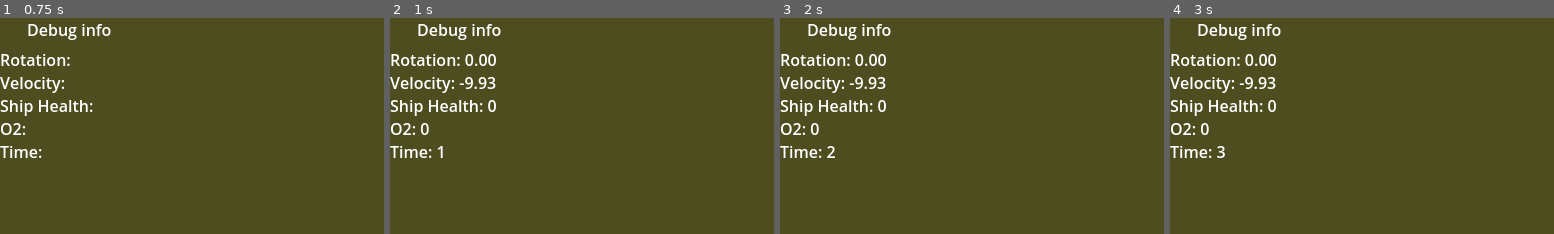
Above: before the commit, frames 1-4 (left to right).
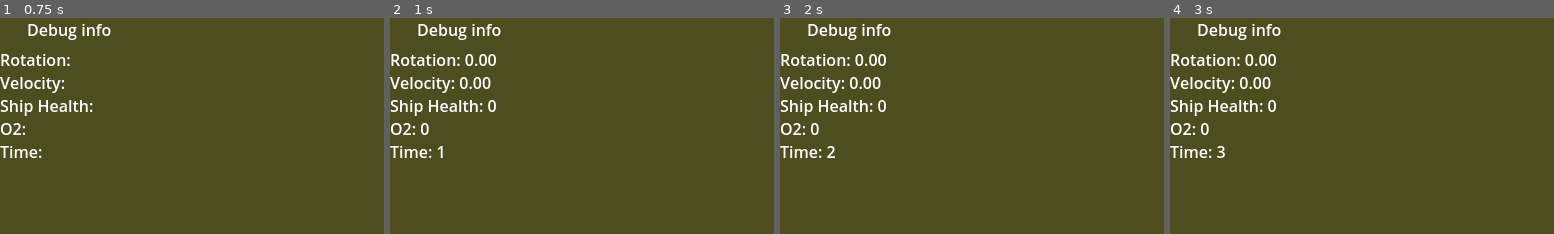
Above: after the commit, the same moments.

Repository: zachary-huber/globalGameJam2025_BUBBLE
Game: Godot game, scene res://src/scenes/main_3d.tscn
The game is run twice, just before and just after one commit, with the same random seed, the same clock (stepped at 60 frames per second) and the same inputs.
Inputs (mouse positions are % of the whole screen's width and height, from its top left):
- Up to frame 1 (0.75 s): tap Enter (ui_accept) at 0.5 s; move the mouse to (55, 50) at 0.52 s; hold W (forward) from 0.53 s (still down); hold Q (alt_interact) from 0.53 s (still down)
- Up to frame 2 (1 s): keep holding W (forward); keep holding Q (alt_interact); tap Enter (ui_accept) at 0.77 s
- Up to frame 3 (2 s): keep holding W (forward); move the mouse to (45, 50) at 1.27 s; release Q (alt_interact) at 1.28 s; tap E (interact) at 1.35 s; tap Enter (ui_accept) at 1.52 s
- Up to frame 4 (3 s): keep holding W (forward); tap Enter (ui_accept) at 2, 2.75 s; move the mouse to (53, 48) at 2.02 s; hold Q (alt_interact) 2.03-2.78 s; move the mouse to (49, 52) at 2.77 s; tap E (interact) at 2.85 s
The pictures show only the part of the screen within x 0-50%, y 0-50%; the shares and areas given below are measured in that part.

Frame 1 is identical in both runs. In frame 2, 0.4% of the frame differs, in the area x 17-28%, y 27-33%; in frame 3, 0.4%; in frame 4, 0.4%.

Commit message:
added basic lever controls

Diff:
--- a/src/scripts/lever.gd
+++ b/src/scripts/lever.gd
@@ -1,10 +1,13 @@
 extends Interactable
+
+var leverSensitivity: float = -0.003
+
 
 func _init() -> void:
 	interactHintText = "[center]Move mouse [up] and [down] to move forward and back[/center]"
 
 func _ready() -> void:
-	GameManager.theLever = self # create a reference to this lever so the game manager can manage it
+	GameManager.theLever = $leverPart # create a reference to this lever so the game manager can manage it
 	print(GameManager.theLever)
 
 func _process(delta: float) -> void:
--- a/src/scripts/player.gd
+++ b/src/scripts/player.gd
@@ -35,6 +35,18 @@
 			# exit the helm mode
 			GameManager.isAtHelm = false
 			GameManager.playerCamera.current = true
+		else: # handle wheel and lever controls
+			# handle wheel movement
+
+			# handle lever movement
+			if event is InputEventMouseMotion:
+				# get mouse vertical movement
+				mouse_motion = event.relative
+				var mouseY = mouse_motion.y * GameManager.theLever.get_parent().leverSensitivity
+
+				# apply that to the leverPart
+				GameManager.theLever.position.x += mouseY
+
 	else: # we are not at the helm
 		if event is InputEventMouseMotion:
 			updateCameraMotion(event)
